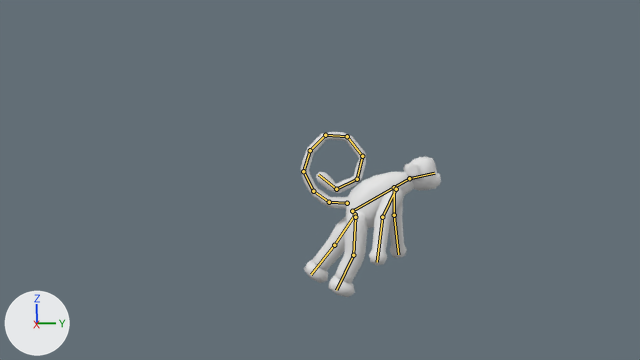
The Blender file DEVHUB/Blender/Monkey2.blend as it was, and as the next commit left it.
The view is the same before and after, from the file's camera 'Camera'. The lights are fixed; the arrows at lower left show +X, +Y and +Z. The first picture is the older version. Both versions are drawn at frame 0 of the action 'Jump'; the numbers are the values there. The bones that bend it are drawn over the model as lines.

In view in the first picture: 'Body'.
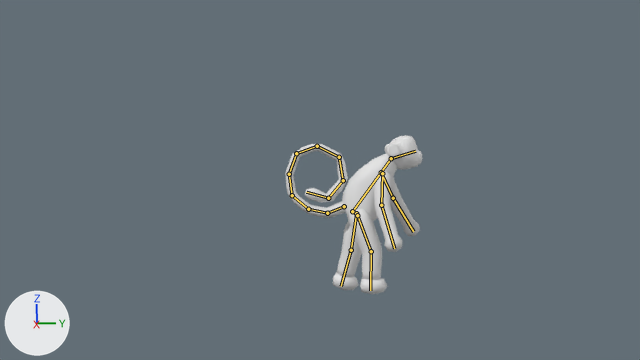
The edits, one by one:
Bone 'Body' (bone_body) moves from (0.0, 0.265, -0.159) to (0.0, 0.265, -0.167).
Bone 'Body' (bone_body) turns from (35, 0, 0) to (59, 0, 0) degrees about its own x, y and z.
Bone 'Head' (bone_head) turns from (-20, 0, 0) to (-40, 0, 0) degrees about its own x, y and z.

Changed parts and their boxes [x1, y1, x2, y2] in the pictures (640 x 360 px):
'Body', posed
    before: [301, 132, 441, 297]
    after: [285, 135, 423, 294]
bone 'Body', root to tip
    before: (352, 211) to (409, 178)
    after: (352, 211) to (391, 158)
bone 'Head', root to tip
    before: (409, 178) to (434, 173)
    after: (391, 158) to (415, 151)
